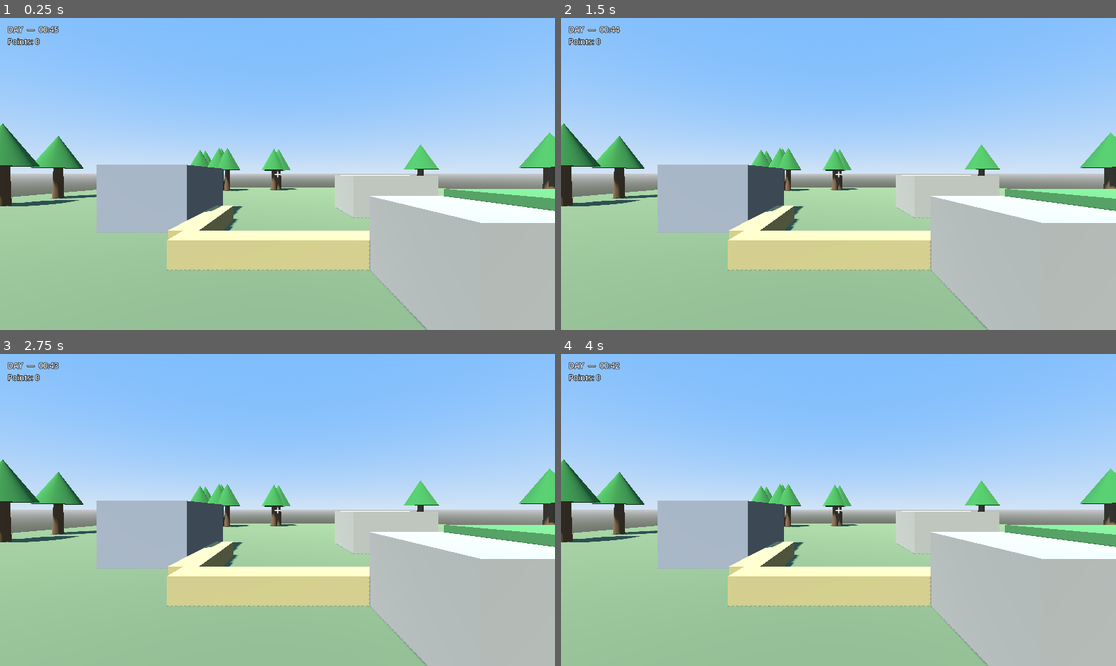
Above: before the commit, frames 1-4 (two rows, left to right).
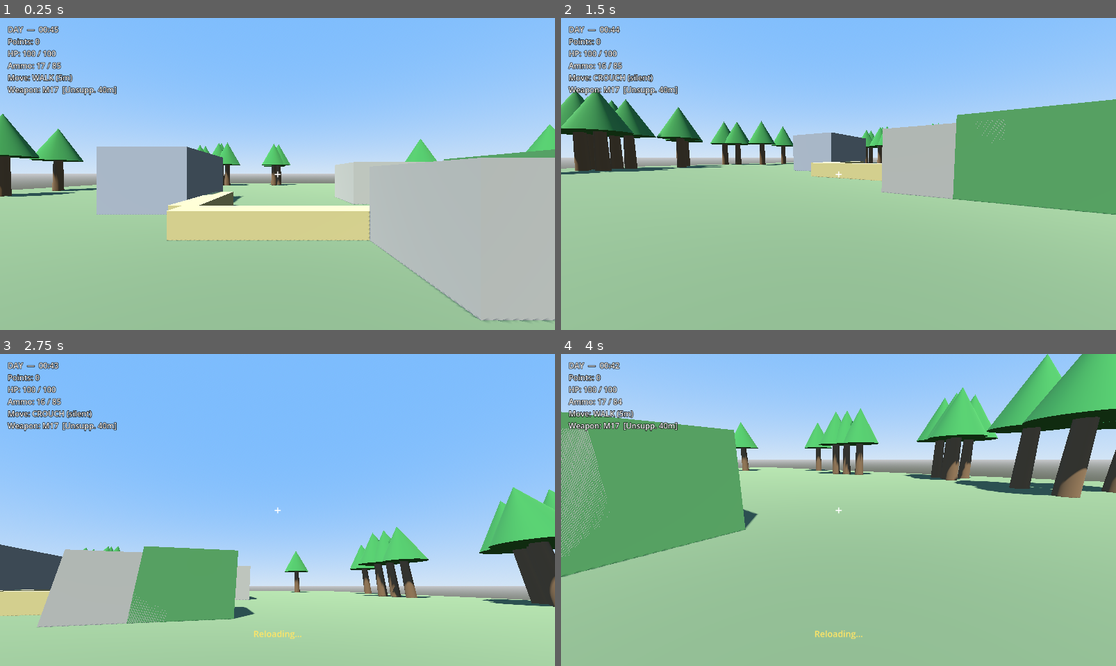
Above: after the commit, the same moments.

Repository: aepibailey/Zombie-Game
Game: Godot game, scene res://scenes/Main.tscn
The game is run twice, just before and just after one commit, with the same random seed, the same clock (stepped at 60 frames per second) and the same inputs.
Inputs (mouse positions are in pixels of both pictures, inside the frame that each line leads up to):
- Up to frame 1 (0.25 s): no input
- Up to frame 2 (1.5 s): tap Enter at 0.5 s; move the mouse to (960, 158) at 0.52 s; hold D 0.53-1.28 s; hold Shift 0.53-1.28 s; click (960, 158) at 0.67 s; move the mouse to (727, 189) at 1.27 s; hold S from 1.28 s (still down); tap C at 1.35 s
- Up to frame 3 (2.75 s): move the mouse to (333, 441) at 2.02 s; release S at 2.03 s; hold D from 2.03 s (still down); tap R at 2.1 s
- Up to frame 4 (4 s): move the mouse to (810, 572) at 2.77 s; release D at 2.78 s; hold W 2.78-3.53 s; tap Shift at 2.85 s; click (810, 572) at 2.92 s; move the mouse to (1005, 556) at 3.52 s; hold A from 3.53 s (still down); tap C at 3.6 s

The runs differ from the first frame. In frame 1, 21% of the frame differs, in the area x 0-100%, y 10-100%; in frame 2, 42%; in frame 3, 57%; in frame 4, 67%, in the area x 0-100%, y 0-100%.
Error before the commit: Parse Error: Cannot infer the type of "local_y" variable because the value doesn't have a set type. (res://scripts/Player.gd:245)

Commit message:
Fix type inference on headshot hit-height calc
col is untyped (Variant), so point.y - col.global_position.y has no inferred
type; annotate local_y:float and headshot:bool explicitly.

Co-Authored-By: Claude Opus 4.8 <noreply@anthropic.com>
Claude-Session: https://claude.ai/code/session_01GYUJQnPzi923Fa9UGz9bkd

Diff:
--- a/scripts/Player.gd
+++ b/scripts/Player.gd
@@ -242,8 +242,8 @@
 		var col = shoot_ray.get_collider()  # Variant: may be world or a zombie
 		if col and col.is_in_group("zombies"):
 			var point := shoot_ray.get_collision_point()
-			var local_y := point.y - col.global_position.y
-			var headshot := local_y >= HEAD_LOCAL_Y
+			var local_y: float = point.y - col.global_position.y
+			var headshot: bool = local_y >= HEAD_LOCAL_Y
 			if col.has_method("take_damage"):
 				col.take_damage(BODY_DAMAGE, headshot)
 
